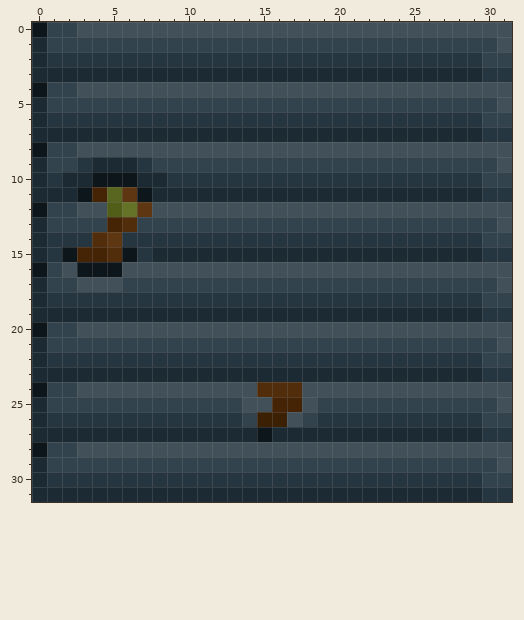
Two states of a pixel-art file, WIP Assets/Floor One - Plant Floor/Tiles/Floor_Tile_OverGrown.ase. Above is the file before it was changed.
32x32 pixels, 1 frame.
And afterwards:
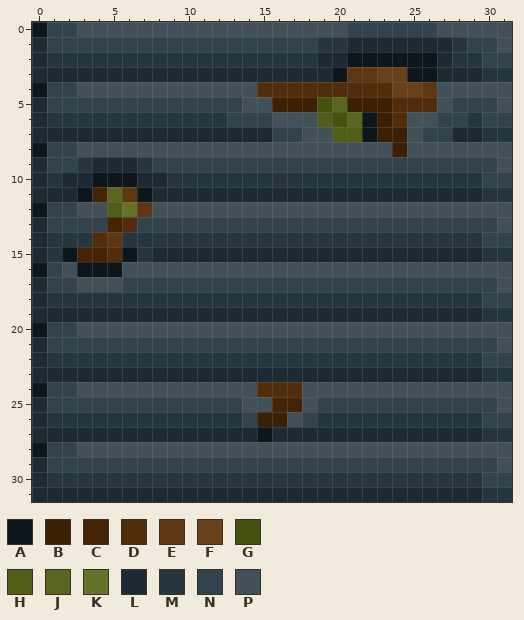
Palette (. is transparent): A #0d161b  B #3c2003  C #452406  D #522d0b  E #5e3712  F #69401a  G #45520f  H #515e17  J #59661f  K #657329  L #1b2a33  M #263640  N #33434d  P #415059
Difference:
@@ x 11..30 @@
- 0 PPPPPPPPPPPPPPPPPPPP
- 1 NNNNNNNNNNNNNNNNNNNN
- 2 MMMMMMMMMMMMMMMMMMMN
- 3 LLLLLLLLLLLLLLLLLLLM
- 4 PPPPPPPPPPPPPPPPPPPP
- 5 NNNNNNNNNNNNNNNNNNNN
- 6 MMMMMMMMMMMMMMMMMMMN
- 7 LLLLLLLLLLLLLLLLLLLM
- 8 PPPPPPPPPPPPPPPPPPPP
+ 0 PPPPPPPPPPNNNNNNPPPP
+ 1 NNNNNNNNMMLLLLLLLMNN
+ 2 MMMMMMMMLLAAAAAALMMN
+ 3 LLLLLLLLLAEEFFAALLLM
+ 4 PPPPDDDDDDDDDFFEPPPP
+ 5 NNNPPBBBGJBBBDDDPNNN
+ 6 MMNNNPPPHGJABDPPNNMN
+ 7 LLLLLNNPPHHABBPNNLLM
+ 8 PPPPPPPPPPPPPBPPPPPP
  9 NNNNNNNNNNNNNNNNNNNN
Changed places in both pictures, as pixel boxes (x1, y1, x2, y2):
changed: (227, 22, 467, 157)
